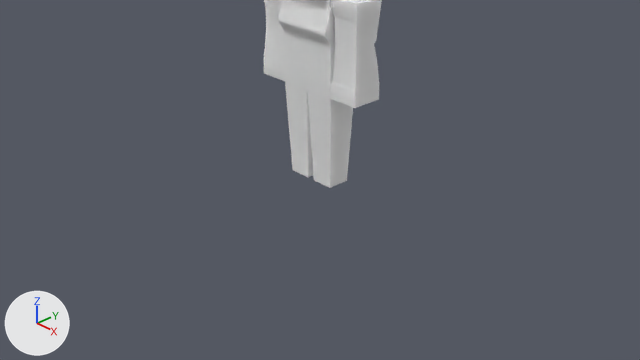
One commit to the Blender file blender-source/character.blend: the scene before it, then after it.
Camera for both pictures: the file's camera 'Camera'. The axes (+X, +Y, +Z) are drawn at lower left. The lights are the same throughout. The first picture is the older version.

In view in the first picture: 'Body', 'L.Leg', 'L.Steve_arm', 'R.leg', 'R.steve_arm'.
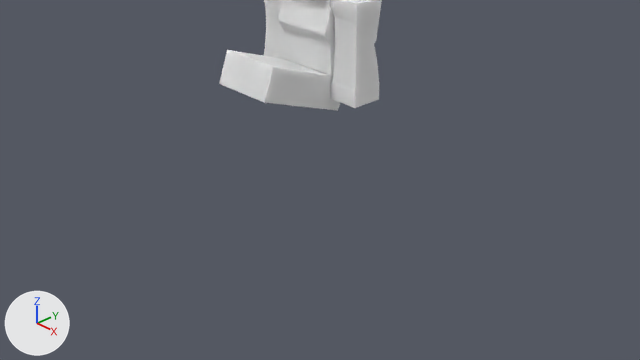
Location of each change, [x1, y1, x2, y2] in pixels of the pictures (640 x 360 px):
'L.Leg', moved
    before: [307, 90, 353, 188]
    after: [241, 58, 340, 111]
'R.leg', moved
    before: [285, 82, 313, 177]
    after: [219, 50, 305, 93]

The edits, one by one:
In object 'L.Leg' (ob_l_leg), parent is now set to ob_l_leg_pivot.
In object 'R.leg' (ob_r_leg), parent is now set to ob_r_leg_pivot.
Object 'R.leg_Pivot' (ob_r_leg_pivot) is new.
Its location is (0.0, 0.0, 1.2).
Its rotation in degrees is (70, 0, 0).
Object 'L.Leg_Pivot' (ob_l_leg_pivot) is new.
Its location is (0.0, 0.0, 1.2).
Its rotation in degrees is (70, 0, 0).
